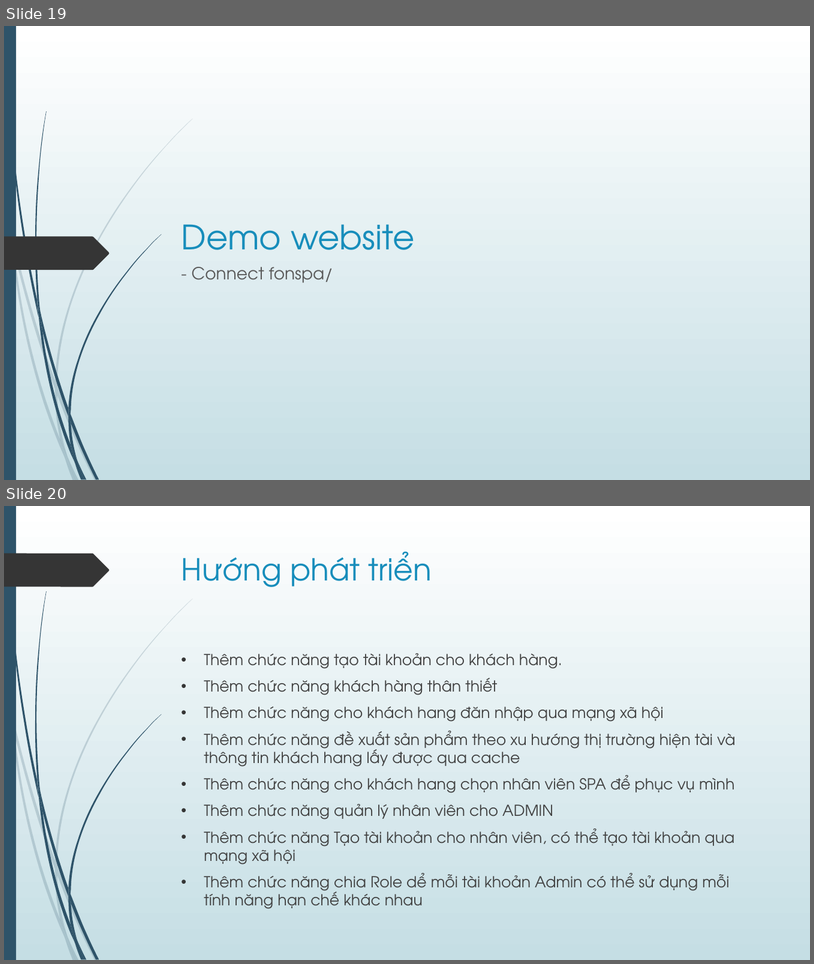
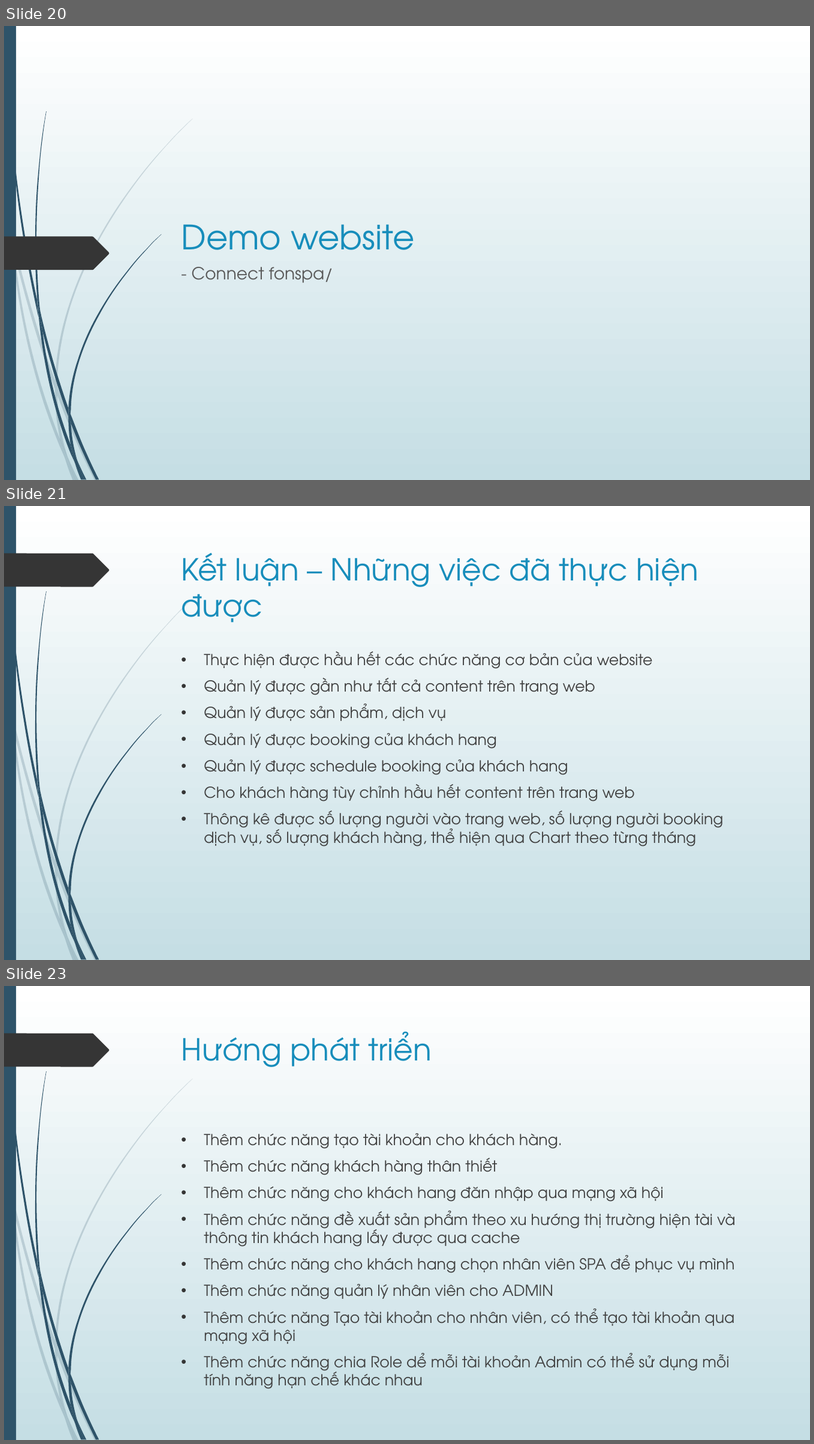
Before and after one commit to leminhphuoc/LaboreSpa, a slide deck: Slide.pptx. Shown one above the other, each under a label of ours: slides 19 and 20 before the commit, slides 20, 21 and 23 after it; the slides between them are not shown. The pictures are 814x964 and 814x1444 pixels, drawn with LibreOffice and Linux fonts; fonts in the diff are those of the drawing. Boxes give left, top, right and bottom in pixels: in the first picture for what was removed or moved away, otherwise in the second. Text is boxed around its words. In the diff, an @@ line names an element or a change of style, - is before the commit and + after.

```diff
--- a/Slide.pptx
+++ b/Slide.pptx
@@ slide 21 added at (x1=4, y1=506, x2=810, y2=960), background gradient #FFFFFF to #C5DEE5; not listed: 24 template elements that a slide beside it also shows @@
@@ title added at (x1=182, y1=553, x2=699, y2=622), 36 pt, text #178DBB @@
+Kết luận – Những việc đã thực hiện được
@@ text added at (x1=204, y1=651, x2=723, y2=846), 18 pt, text #404040 @@
+• Thực hiện được hầu hết các chức năng cơ bản của website
+• Quản lý được gần như tất cả content trên trang web
+• Quản lý được sản phẩm, dịch vụ
+• Quản lý được booking của khách hang
+• Quản lý được schedule booking của khách hang
+• Cho khách hàng tùy chỉnh hầu hết content trên trang web
+• Thông kê được số lượng người vào trang web, số lượng người booking dịch vụ, số lượng khách hàng, thể hiện qua Chart theo từng tháng
@@ what was slide 19 is now slide 20 @@
@@ what was slide 20 is now slide 23 @@
```
Also in this commit, not shown: 3 other slides added, 2 other files.
